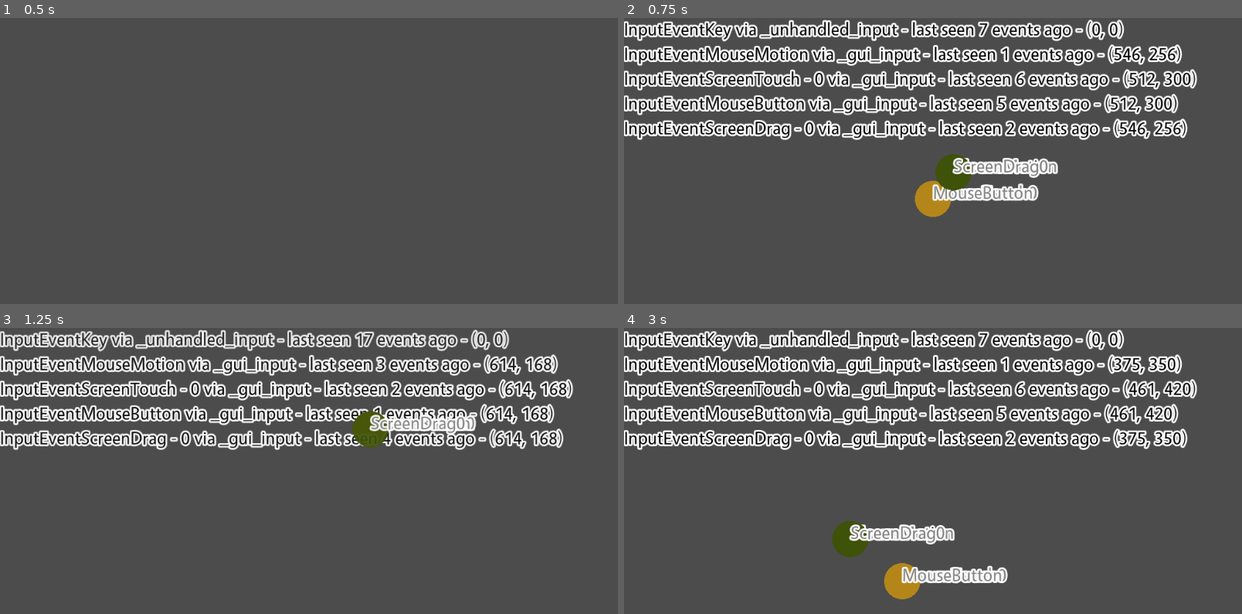
Above: before the commit, frames 1-4 (two rows, left to right).
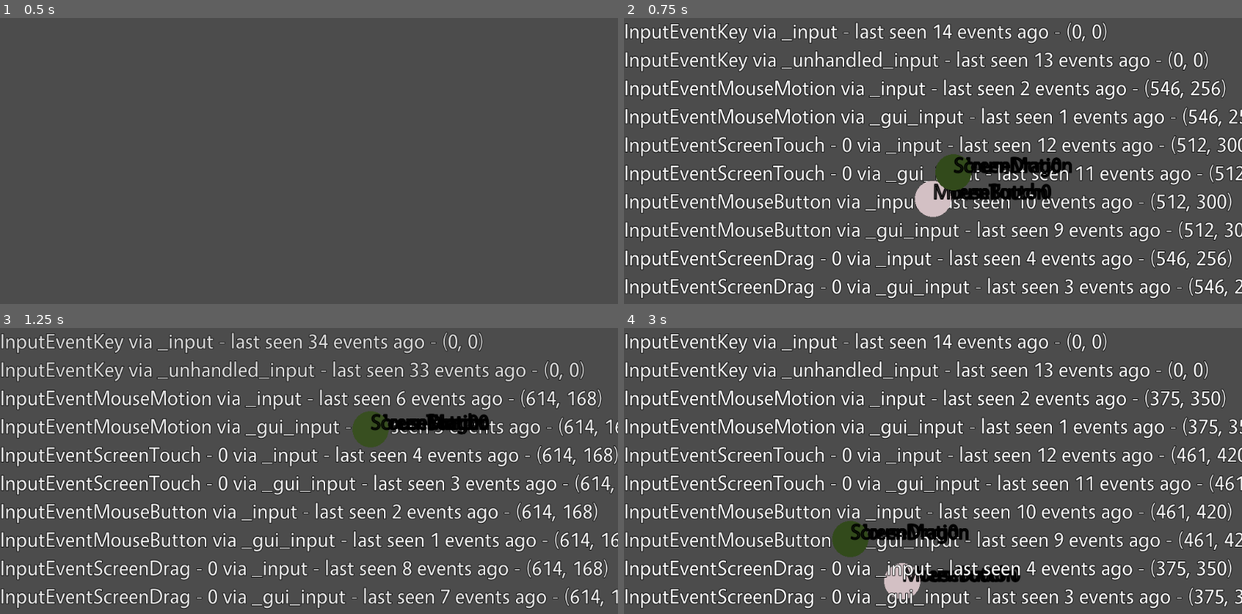
Above: after the commit, the same moments.

Repository: kuhnchris/godot-multitouch-debug
Game: Godot game, scene res://Test.tscn
Same seed, same stepped clock (60 frames per second), same inputs: the game is played once before the commit and once after it.
Inputs (mouse positions are in pixels of both pictures, inside the frame that each line leads up to):
- Up to frame 1 (0.5 s): no input
- Up to frame 2 (0.75 s): tap Enter at 0.5 s; drag from (933, 198) to (994, 118) at 0.52 s
- Up to frame 3 (1.25 s): no input
- Up to frame 4 (3 s): drag from (809, 528) to (902, 582) at 1.27 s; move the mouse to (994, 428) at 2.02 s; click (994, 428) at 2.17 s; tap Space at 2.75 s; drag from (902, 582) to (747, 453) at 2.77 s

Frame 1 is identical in both runs. In frame 2, 36% of the frame differs, in the area x 0-100%, y 0-99%; in frame 3, 34%; in frame 4, 36%.

Commit message:
Zeige verschiedene Typen des Inputs

Diff:
--- a/Font.tres
+++ b/Font.tres
@@ -4,7 +4,8 @@
 font_path = "res://Vegur-Regular.otf"
 
 [resource]
-size = 30
-outline_size = 3
+size = 35
+outline_size = 1
+outline_color = Color( 0, 0, 0, 1 )
 use_filter = true
 font_data = SubResource( 1 )
--- a/Label.tscn
+++ b/Label.tscn
@@ -6,8 +6,8 @@
 [node name="Label" type="Label"]
 margin_right = 56.0
 margin_bottom = 14.0
-custom_colors/font_color = Color( 0, 0, 0, 1 )
 custom_fonts/font = ExtResource( 2 )
+custom_colors/font_color = Color( 1, 1, 1, 1 )
 text = "Example Text"
 script = ExtResource( 1 )
 __meta__ = {
--- a/Test.gd
+++ b/Test.gd
@@ -14,7 +14,7 @@
 	print_debug(tTxt," ",text)
 
 func handleInput(event, from):
-	var evIdx = event.get_class()
+	var evIdx = from + "." + event.get_class()
 	if "index" in event:
 		evIdx = evIdx + str(event.index)
 
@@ -43,6 +43,8 @@
 func _gui_input(event):
 	handleInput(event, "_gui_input")
 
+func _input(event):
+	handleInput(event, "_input")
 
 func _unhandled_input(event):
 	handleInput(event, "_unhandled_input")
Not shown, changed: export_presets.cfg
Not shown, changed: icon.png.import
Not shown, added: .gitignore
